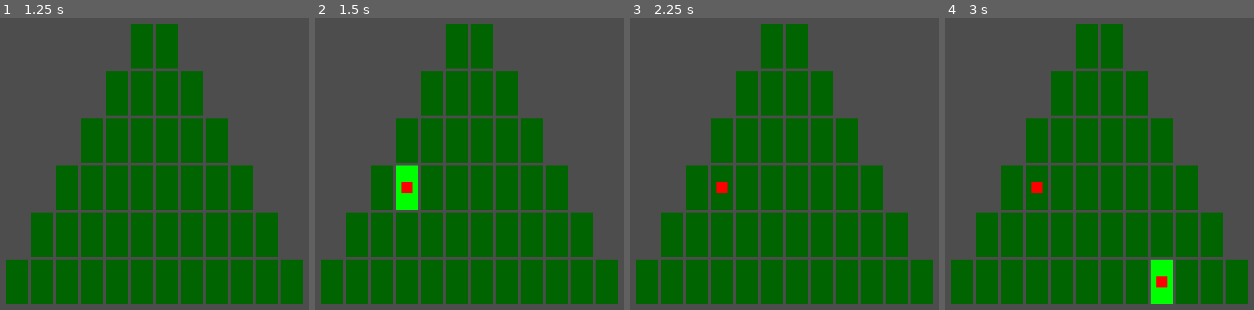
Above: before the commit, frames 1-4 (left to right).
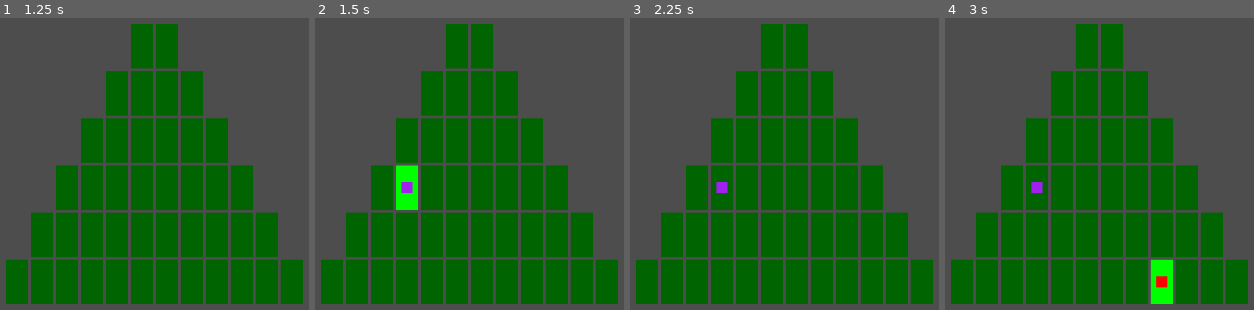
Above: after the commit, the same moments.

Repository: Samiser/christmas-tree-decorator
Game: Godot game, scene res://tree.tscn
Two runs of this game, one before a commit and one after it. Both use one fixed random seed, a clock stepped at 60 frames per second and the inputs below. The project has no main scene, so this scene is started directly.
Inputs (mouse positions are in pixels of both pictures, inside the frame that each line leads up to):
- Up to frame 1 (1.25 s): tap Enter at 0.5 s; move the mouse to (outside the picture) at 0.52 s; tap 1 at 0.6 s; click (outside the picture) at 0.67 s; tap 2 at 0.8 s
- Up to frame 2 (1.5 s): tap Space at 1.25 s; move the mouse to (407, 196) at 1.27 s; tap 2 at 1.35 s; click (407, 196) at 1.42 s
- Up to frame 3 (2.25 s): tap 3 at 1.55, 2.1 s; tap Enter at 2 s; move the mouse to (outside the picture) at 2.02 s; click (outside the picture) at 2.17 s
- Up to frame 4 (3 s): tap 4 at 2.3, 2.85 s; tap Space at 2.75 s; move the mouse to (1155, 263) at 2.77 s; click (1155, 263) at 2.92 s

Frame 1 is identical in both runs. In frame 2, 0.1% of the frame differs, in the area x 27-32%, y 56-60%; in frame 3, 0.1%; in frame 4, 0.1%.

Commit message:
decorations now use note class and gets a random pitch

Diff:
--- a/tree.gd
+++ b/tree.gd
@@ -24,8 +24,8 @@
 	for child in children:
 		child.queue_free()
 
-func get_row_decorations(row_index : int) -> Array[int]:
-	var notes : Array[int]
+func get_row_decorations(row_index : int) -> Array[Note]:
+	var notes : Array[Note]
 
 	row_index += 1 # excludes the parent node
 
@@ -35,7 +35,7 @@
 
 	var row_tiles := v_box_container.get_child(row_index).get_children()
 	for tile in row_tiles:
-		notes.append(tile.decoration)
+		notes.append(tile.decoration.current_note)
 
 	return notes
 
--- /dev/null
+++ b/tree_decoration.gd
@@ -0,0 +1,17 @@
+extends ColorRect
+var current_note : Note
+var color_pitches := [Color.RED, Color.BLUE, Color.YELLOW, Color.DEEP_PINK, Color.GREEN, Color.PURPLE, Color.TOMATO, Color.CYAN]
+
+# Called when the node enters the scene tree for the first time.
+func _ready() -> void:
+	pass # Replace with function body.
+
+
+# Called every frame. 'delta' is the elapsed time since the previous frame.
+func _process(delta: float) -> void:
+	pass
+
+func set_decoration(note: Note) -> void:
+	current_note = note
+	color = color_pitches[note.pitch]
+	visible = true
--- /dev/null
+++ b/tree_decoration.tscn
@@ -0,0 +1,16 @@
+[gd_scene load_steps=2 format=3 uid="uid://bsmjpp33o0i0h"]
+
+[ext_resource type="Script" uid="uid://7dkocytdmep6" path="res://tree_decoration.gd" id="1_hml2h"]
+
+[node name="decoration" type="ColorRect"]
+custom_minimum_size = Vector2(16, 16)
+anchors_preset = 8
+anchor_left = 0.5
+anchor_top = 0.5
+anchor_right = 0.5
+anchor_bottom = 0.5
+grow_horizontal = 2
+grow_vertical = 2
+mouse_filter = 2
+color = Color(1, 0, 0, 1)
+script = ExtResource("1_hml2h")
--- a/tree_tile.gd
+++ b/tree_tile.gd
@@ -1,6 +1,6 @@
 extends ColorRect
 
-var decoration := 0
+@onready var decoration: ColorRect = $decoration
 var highlighted := false
 
 func _ready() -> void:
@@ -19,7 +19,5 @@
 		return
 
 	if event.is_pressed() and event is InputEventMouseButton:
-		decoration += 1
-		if decoration > 1:
-			decoration = 0
-		$decoration.visible = decoration == 1
+		var test_note = Note.new(randi_range(0, 7), 0)
+		$decoration.set_decoration(test_note)
--- a/tree_tile.tscn
+++ b/tree_tile.tscn
@@ -1,6 +1,7 @@
-[gd_scene load_steps=2 format=3 uid="uid://ikpcmbteetwm"]
+[gd_scene load_steps=3 format=3 uid="uid://ikpcmbteetwm"]
 
 [ext_resource type="Script" uid="uid://5k34j8kxvb43" path="res://tree_tile.gd" id="1_p0j6h"]
+[ext_resource type="PackedScene" uid="uid://bsmjpp33o0i0h" path="res://tree_decoration.tscn" id="2_41qsi"]
 
 [node name="TreeTile" type="ColorRect"]
 custom_minimum_size = Vector2(32, 64)
@@ -8,19 +9,13 @@
 offset_bottom = 40.0
 script = ExtResource("1_p0j6h")
 
-[node name="decoration" type="ColorRect" parent="."]
+[node name="decoration" parent="." instance=ExtResource("2_41qsi")]
 visible = false
-custom_minimum_size = Vector2(16, 16)
 layout_mode = 1
-anchors_preset = 8
-anchor_left = 0.5
-anchor_top = 0.5
-anchor_right = 0.5
-anchor_bottom = 0.5
-grow_horizontal = 2
-grow_vertical = 2
-mouse_filter = 2
-color = Color(1, 0, 0, 1)
+offset_left = -8.0
+offset_top = -8.0
+offset_right = 8.0
+offset_bottom = 8.0
 
 [connection signal="mouse_entered" from="." to="." method="_on_mouse_entered"]
 [connection signal="mouse_exited" from="." to="." method="_on_mouse_exited"]
Not shown, added: tree_decoration.gd.uid
Not shown, added: tree.tscn6101849286.tmp
Not shown, added: tree.tscn6123000138.tmp
